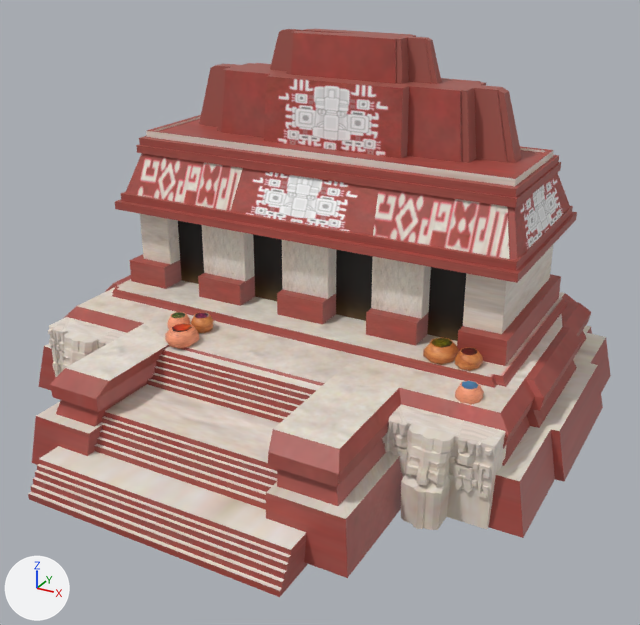
Before and after pictures for a commit that changed the COLLADA model art/meshes/structural/maya_protoclassic/civic_center.dae.
Both versions are drawn from a camera (50 mm lens) standing at (20.7, -32.7, 21.8) and looking at (1.7, 1.9, 4.5). The lights are fixed; the arrows at lower left show +X, +Y and +Z. Where no turn or scale is listed for an object, it has been applied to the vertices. Vertices at the same position are counted once.

Objects in the first picture: 'cc_1'.
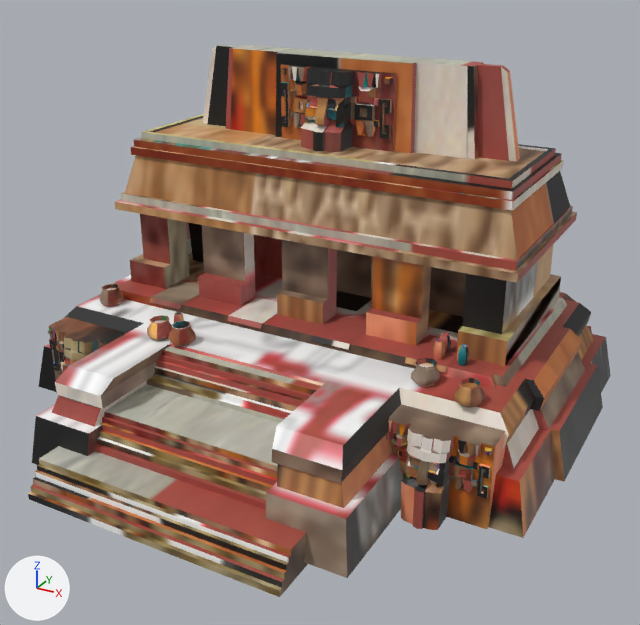
The newer file is also turned or shifted as a whole; pictures and numbers use the older file's frame.

Location of each change, [x1, y1, x2, y2] in pixels of the pictures (640 x 625 px; the box of a moved part takes in the faces that stretch with it):
'cc_1', reshaped: before [28, 29, 611, 597]; after [28, 45, 611, 597]
part 1 of me_cubo_150, moved or reshaped: before [136, 144, 561, 208]; after [131, 146, 564, 211]
part 2 of me_cubo_150, moved or reshaped: before [139, 136, 559, 197]; after [134, 137, 562, 200]
part 3 of me_cubo_150, moved or reshaped: before [146, 115, 554, 186]; after [141, 114, 556, 189]
part 4 of me_cubo_150, added: after [281, 64, 397, 152]
part 5 of me_cubo_150, rebuilt (16% taller): before [199, 63, 522, 163]; after [203, 45, 520, 161]
part 6 of me_cubo_150, rebuilt (20% narrower): before [165, 323, 199, 349]; after [169, 321, 196, 347]
part 7 of me_cubo_150, deleted: before [178, 29, 484, 405]
part 8 of me_cubo_150, built on: before [50, 153, 586, 506]; after [52, 155, 594, 508]
part 9 of me_cubo_150, surface changed: [28, 192, 611, 597] in both

The change in detail:
me_cubo_150 is used by ob_cc_1; location (0.0, 3.34, 2.38).
me_cubo_150 had 2001 vertices, 3534 faces and spanned x -13.9..14.1, y -13.5..12.0, z -4.0..14.5.
me_cubo_150 now has 2709 vertices, 4789 faces and spans x -13.9..14.1, y -13.5..12.0, z -4.0..13.5.
me_cubo_150 part 1: the loose piece of 8 vertices spanning x -10.1..10.4, y 0.0..7.1, z 8.3..8.7 is scaled about its middle by (1, 1.13, 1).
me_cubo_150 part 2: the loose piece of 8 vertices spanning x -10.0..10.3, y 0.1..7.0, z 8.7..9.1 is scaled about its middle by (1, 1.13, 1).
me_cubo_150 part 3: the loose piece of 18 vertices spanning x -9.8..10.2, y 0.5..6.5, z 8.9..9.4 is scaled about its middle by (1, 1.13, 1).
me_cubo_150 part 4: the loose piece of 487 vertices spanning x -11.8..-6.8, y -7.5..-4.4, z -3.7..0.3 is copied, and the copy is scaled about its middle by 1.25, then moved by (9.5, 9.1, 12.2); it spans x -3.0..3.3, y 1.2..5.0, z 8.0..13.0.
me_cubo_150 part 5: the loose piece of 110 vertices spanning x -8.7..9.2, y 1.9..6.1, z 9.2..12.5 is rebuilt with 110 vertices and now spans x -8.7..9.2, y 3.0..5.2, z 9.0..13.5.
me_cubo_150 part 6: the loose piece of 41 vertices spanning x -4.5..-3.1, y -6.0..-4.4, z 0.8..1.7 is rebuilt with 57 vertices and now spans x -4.4..-3.3, y -5.8..-4.6, z 0.9..1.8.
me_cubo_150 part 7: 9 loose pieces with 196 vertices, spanning x -8.2..10.8, y -4.3..7.1, z 0.7..14.5, are deleted.
me_cubo_150 part 8: 86 vertices moved from x -12.5..12.8, y -10.7..11.1, z -1.4..8.6 to x -12.9..13.2, y -10.6..11.5, z -1.4..8.6; 120 vertices removed from x -10.2..10.7, y -4.8..8.2, z 0.9..8.6; 521 vertices added at x -10.8..11.2, y -5.8..8.6, z 0.8..5.8.
me_cubo_150 part 9: 2653 kept faces spanning x -13.9..14.1, y -13.5..12.0, z -4.0..8.6 get new texture (UV) coordinates.
